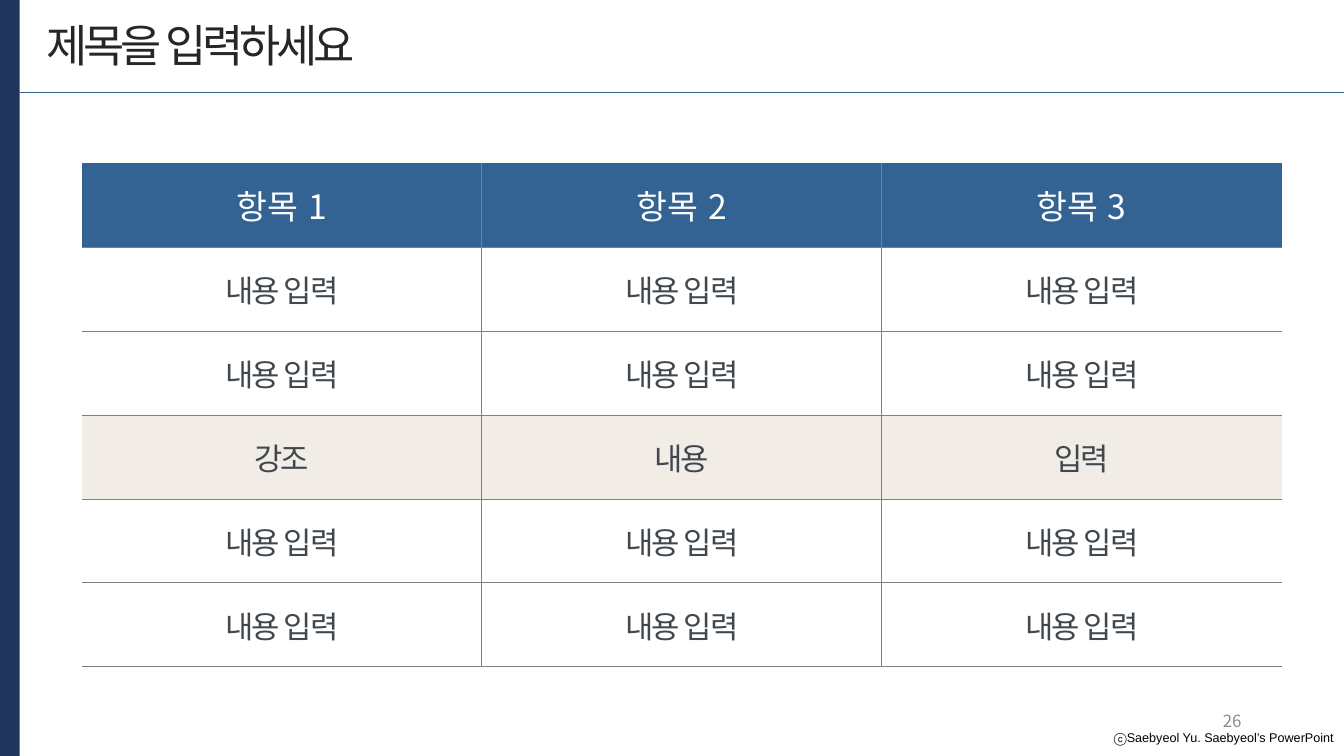
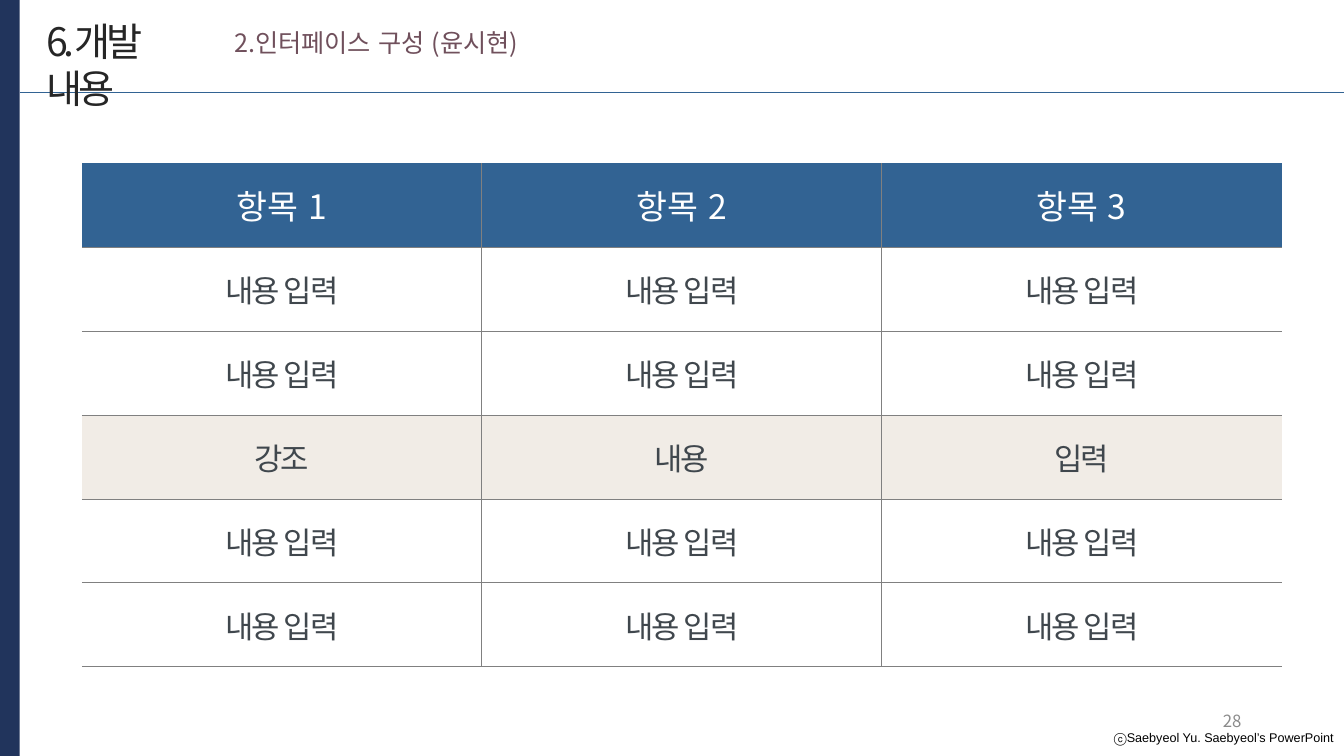
Before and after one commit to developerYHLee/University_Homework, a slide deck: slide 28 of 기말과제.pptx (slide 26 before the commit). Drawn at 1344x756 pixels with LibreOffice and Linux fonts; fonts in the diff are those of the drawing. Boxes give left, top, right and bottom in pixels: in the first picture for what was removed or moved away, otherwise in the second. Text is boxed around its words. In the diff, an @@ line names an element or a change of style, - is before the commit and + after.

```diff
--- a/기말과제.pptx
+++ b/기말과제.pptx
@@ text removed at [46,25,355,66] @@
-제목을 입력하세요
@@ text added at [46,23,142,106], 28 pt, text #262626 @@
+6.개발 내용
@@ text added at [234,31,519,57], 18 pt, text #70505C @@
+2.인터페이스 구성 (윤시현)
@@ page number at [1223,714,1242,727]: text changed @@
-26
+28
```
Also in this commit, not shown: 4 other slides changed, 13 slides added, 10 slides removed.
